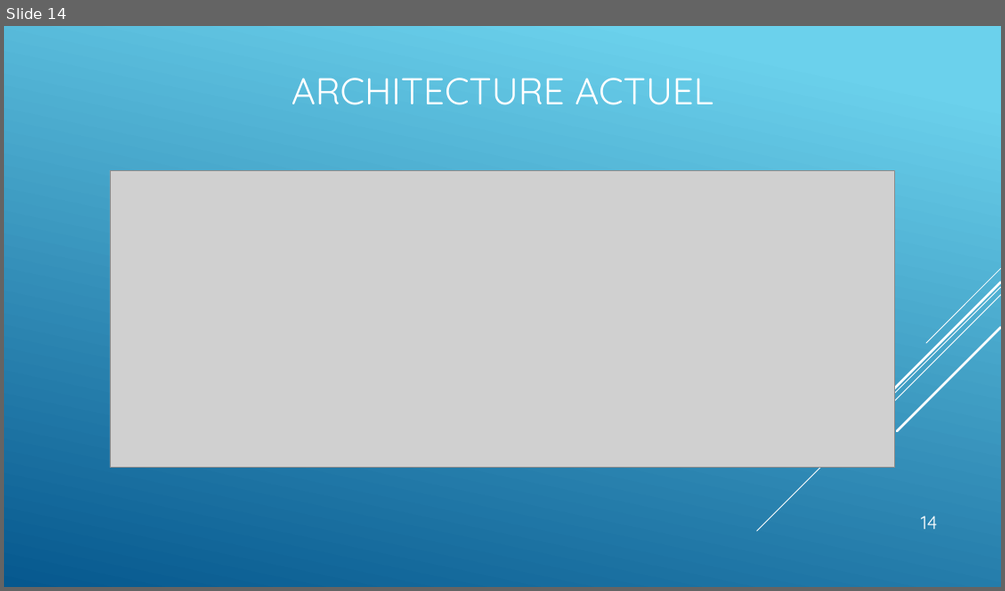
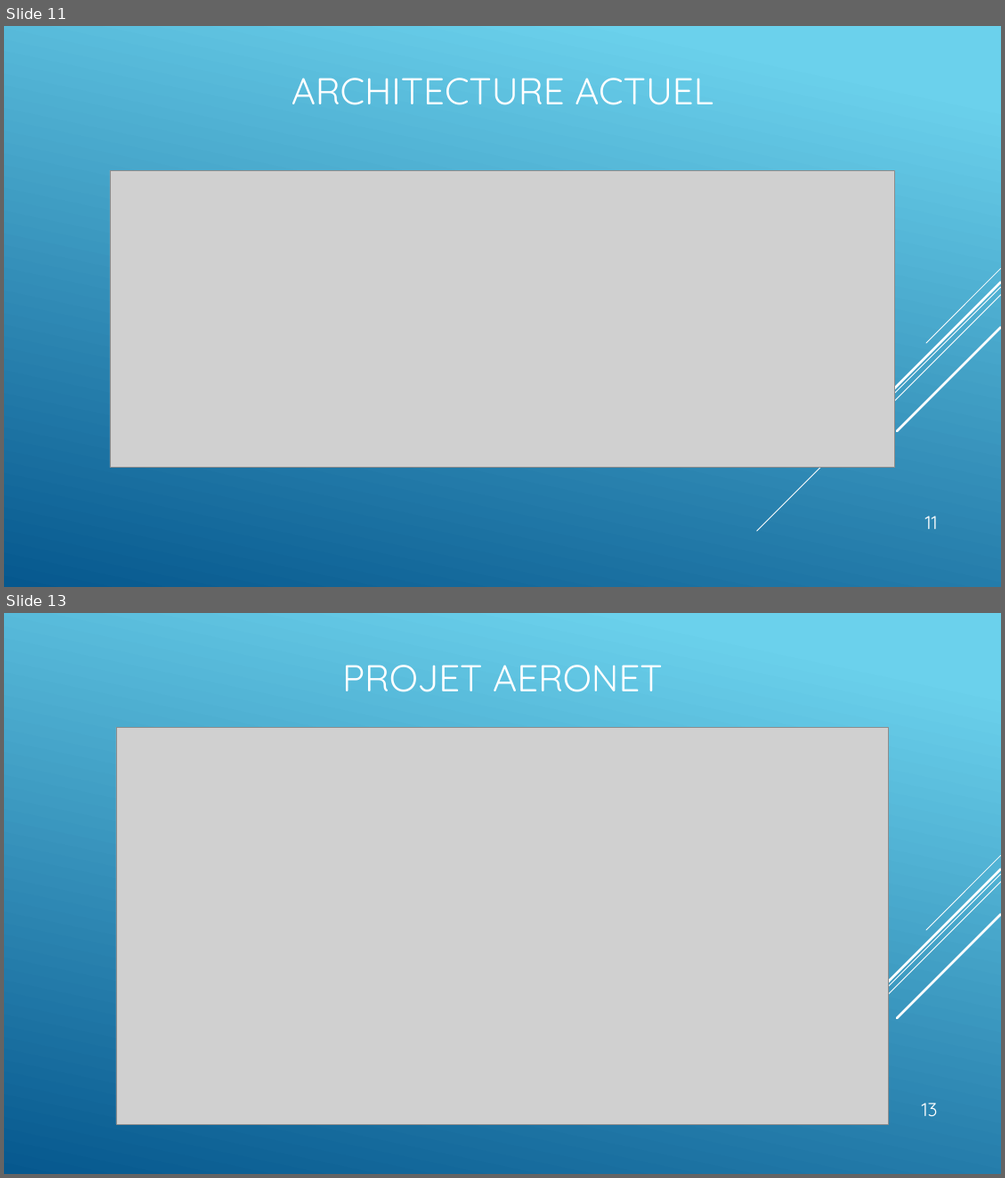
Before and after one commit to CGAL-MPIR-209/209_Project, a slide deck: Planches Aero-Breizh.pptx. Shown one above the other, each under a label of ours: slide 14 before the commit, slides 11 and 13 after it; the slides between them are not shown. The pictures are 1005x591 and 1005x1178 pixels, drawn with LibreOffice and Linux fonts; fonts in the diff are those of the drawing; grey boxes stand for pictures. Boxes give left, top, right and bottom in pixels: in the first picture for what was removed or moved away, otherwise in the second. Text is boxed around its words. In the diff, an @@ line names an element or a change of style, - is before the commit and + after.

```diff
--- a/Planches Aero-Breizh.pptx
+++ b/Planches Aero-Breizh.pptx
@@ slide 13 added at (4, 613, 1001, 1174), background gradient #6ED2EB to #06588E; not listed: 5 template elements that a slide beside it also shows @@
@@ title added at (342, 665, 663, 692), 36 pt, text #FFFFFF @@
+PROJET AERONET
@@ picture added at (116, 728, 889, 1124) @@
@@ page number added at (922, 1103, 938, 1116), 18 pt, text #FFFFFF @@
+13
@@ what was slide 14 is now slide 11 @@
@@ page number at (925, 516, 938, 529): text changed @@
-14
+11
```
Also in this commit, not shown: 5 slides changed, 2 other slides added, 6 slides removed, 2 other files.
